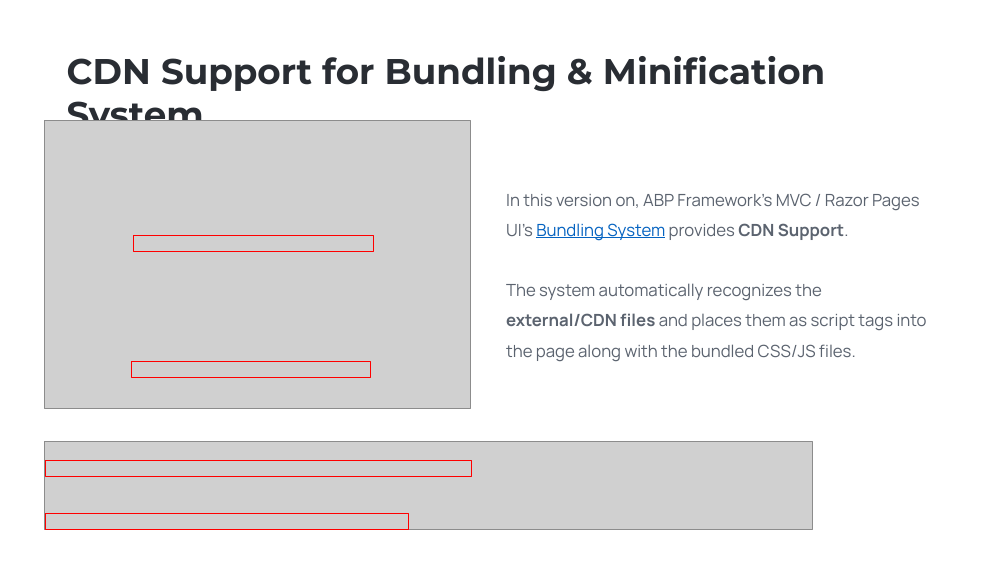
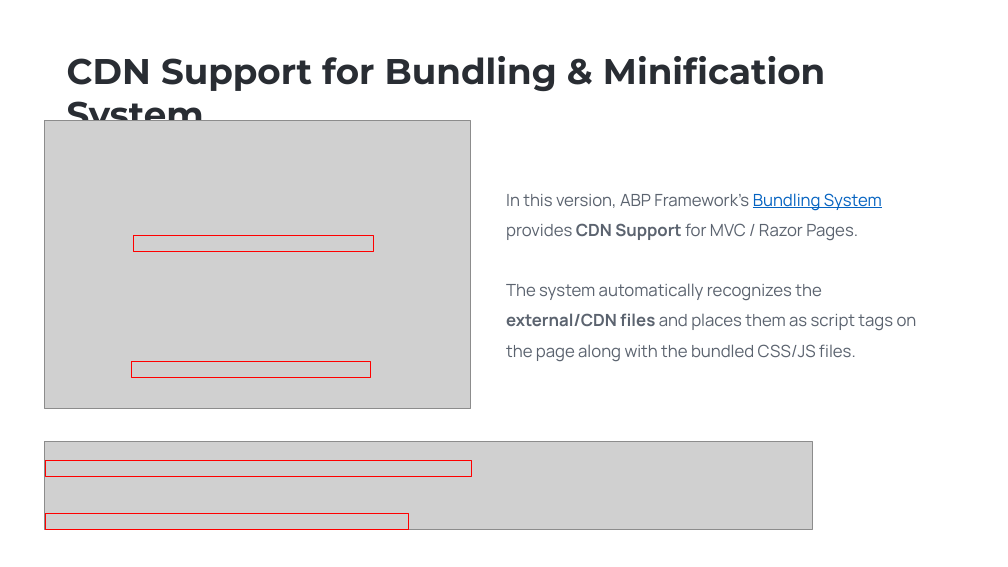
Before and after one commit to EngincanV/presentations, a slide deck: slide 7 of ABP/Community-Talks-2023.8/Community-Talks-2023.8.pptx. Drawn at 1008x567 pixels with LibreOffice and Linux fonts; fonts in the diff are those of the drawing; grey boxes stand for pictures; background and template pictures are left out. Boxes give left, top, right and bottom in pixels: in the first picture for what was removed or moved away, otherwise in the second. Text is boxed around its words. In the diff, an @@ line names an element or a change of style, - is before the commit and + after.

```diff
--- a/ABP/Community-Talks-2023.8/Community-Talks-2023.8.pptx
+++ b/ABP/Community-Talks-2023.8/Community-Talks-2023.8.pptx
@@ text at [506, 193, 917, 361]: text changed @@
-In this version on, ABP Framework’s MVC / Razor Pages UI’s Bundling System provides CDN Support.
-The system automatically recognizes the external/CDN files and places them as script tags into the page along with the bundled CSS/JS files.
+In this version, ABP Framework’s Bundling System provides CDN Support for MVC / Razor Pages.
+The system automatically recognizes the external/CDN files and places them as script tags on the page along with the bundled CSS/JS files.
```
Also in this commit, not shown: 3 other slides changed, 1 slide removed, 1 other file.
